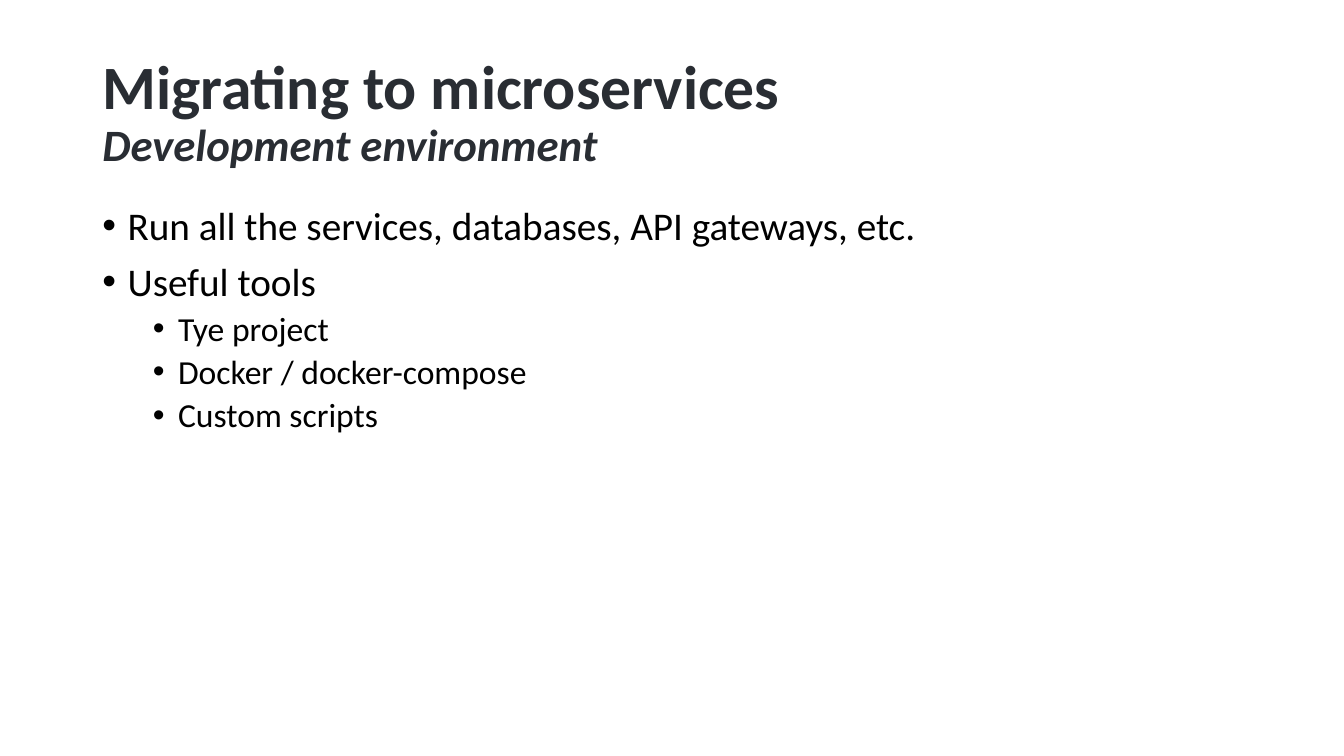
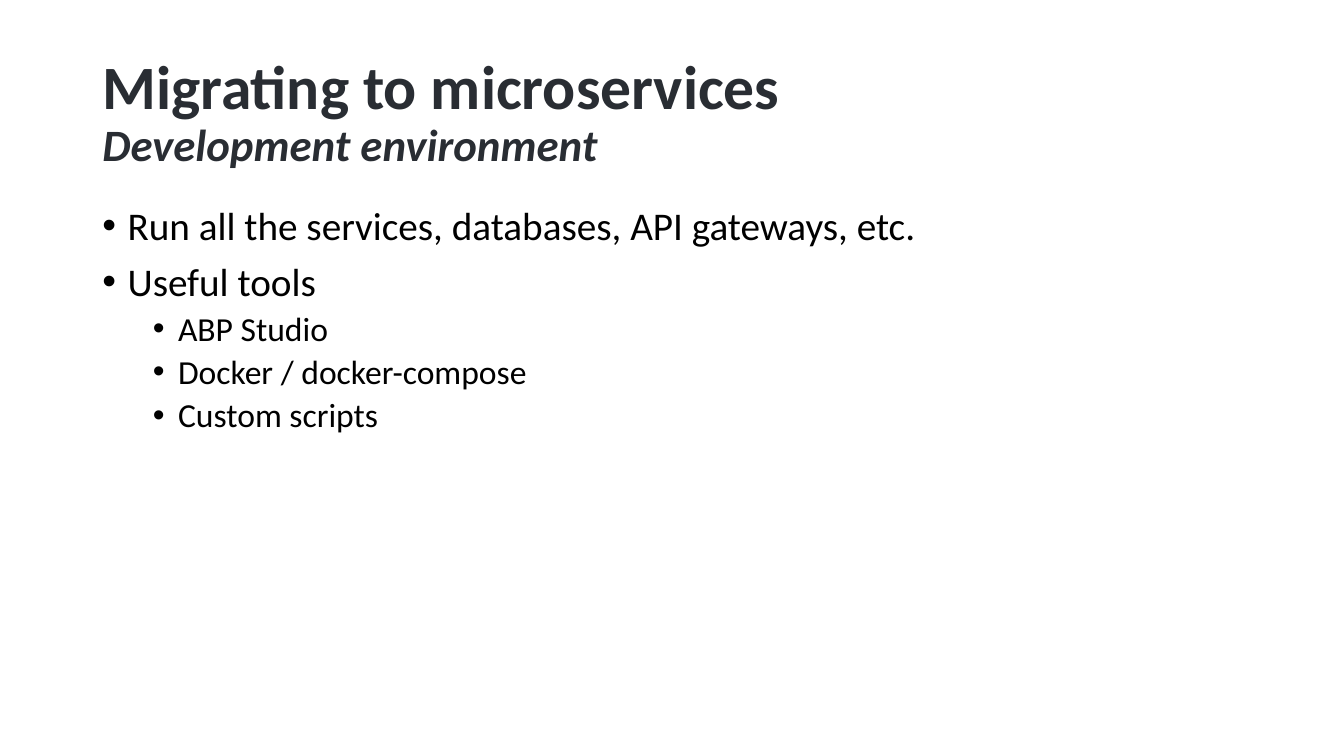
Before and after one commit to hikalkan/presentations, a slide deck: slide 67 of 2024-05-09 Designing Monolith First for Microservice Architecture/Monolith First Presentation.pptx (slide 70 before the commit). Drawn at 1344x756 pixels with LibreOffice and Linux fonts; fonts in the diff are those of the drawing; background and template pictures are left out. Boxes give left, top, right and bottom in pixels: in the first picture for what was removed or moved away, otherwise in the second. Text is boxed around its words. In the diff, an @@ line names an element or a change of style, - is before the commit and + after.

```diff
--- a/2024-05-09 Designing Monolith First for Microservice Architecture/Monolith First Presentation.pptx
+++ b/2024-05-09 Designing Monolith First for Microservice Architecture/Monolith First Presentation.pptx
@@ text at bbox=[178, 317, 328, 342]: text changed @@
-  • Tye project
+  • ABP Studio
```
Also in this commit, not shown: 3 other slides changed, 3 slides removed.
